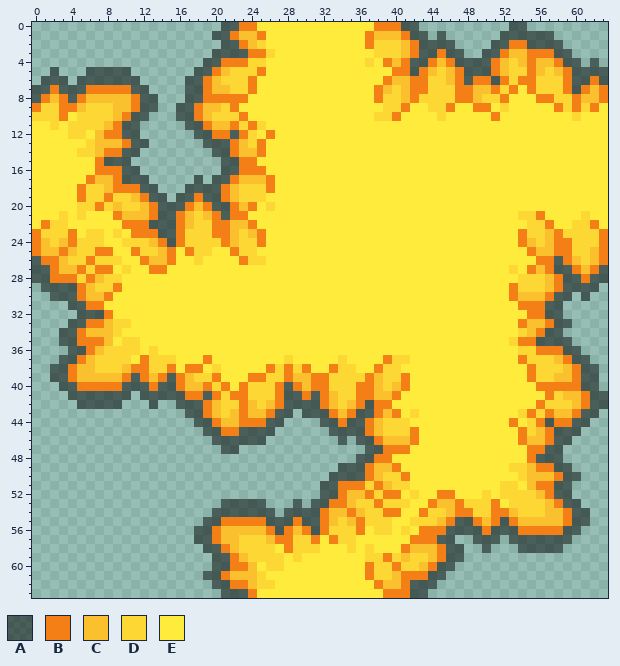
A pixel-art file gets an edit: Assets/Arts/TileMap_TileRule/Land/YellowGrassTile.aseprite. This is how it looked before the edit.
64x64 pixels, 1 frame.
Palette (. is transparent): A #00000080  B #f57f17  C #fbc02d  D #fdd835  E #ffeb3b
After:
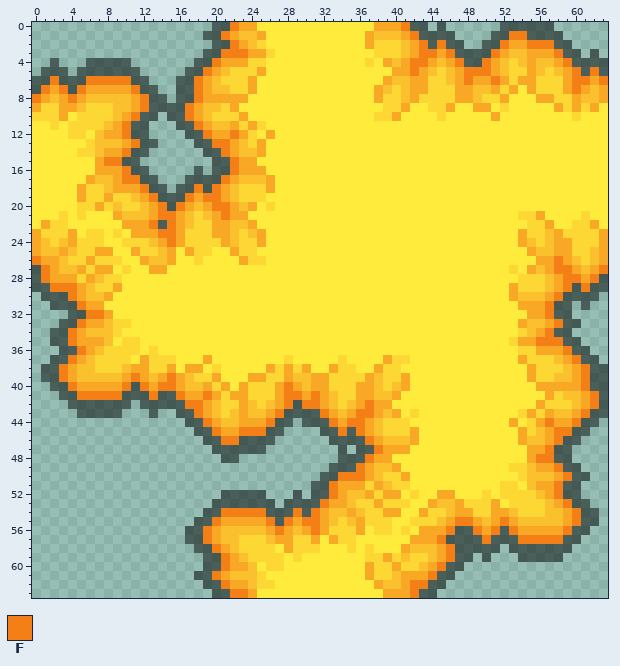
Colours new in this view: F #f57f17
The exact change:
colour B: #f57f17 -> #f9a825
Changed rows in their new state; - is a pixel that keeps its letter.
Layers "Layer 1", "Shadow":
first column x 0:
 0 --------------------A-F------------------F-A-A------A--AAA------
 1 -------------------A-F--------------------F-A-A----A-FF---A-----
 2 --------------------A-F--------------------F-F-A--A-F--FFF-A----
 3 -------------------A-FFF-------------------FF-F-AA-F------F-A-A-
 4 --A---AAAAA-------A-F---------------------FF---F--F--------F-A-A
 5 -A-A-A-----A-----A-F----------------------F-----FFF---------F-F-
 6 A-F-A-FFFFF-A---A-F-----------------------------F--F--------FF-F
 7 -F-F-F-----F-A--A-F-----------------------------------------F---
 8 F---F-------F-A-A-F---------------------------------------------
 9 ------------F-AA-F----------------------------------------------
10 -----------F-A-A-F----------------------------------------------
11 ----------F-A---A-F---------------------------------------------
12 ----------F-A----A-F--F-----------------------------------------
13 -----------F-A----A-FF------------------------------------------
14 ----------F-A------A-F------------------------------------------
15 --------FF-A--------A-F-----------------------------------------
16 ----------F-A-----A-A-F-----------------------------------------
17 ----------FF-A---A-A-F------------------------------------------
18 ------------F-A-A-F-F-------------------------------------------
19 -------------F-A-F-FF-------------------------------------------
20 --------------F-F---FF------------------------------------------
21 --------------FF-----F------------------------------------------
22 -------------F-F------------------------------------------------
23 --------------FF------------------------------------------------
24 ---------------F------------------------------------------------
26 F---------------------------------------------------------F-----
27 -F--------------------------------------------------------FF---F
28 -F---------------------------------------------------------FF-F-
29 A-FFF------------------------------------------------------F-F-A
30 -A--F-----------------------------------------------------F-A-A-
31 --AA-F---------------------------------------------------F-A-A--
32 ----A-FF-------------------------------------------------F-A----
33 ---A-F----------------------------------------------------F-A---
34 --A-F----------------------------------------------------F-A----
35 --A-F---------------------------------------------------FFF-A---
36 ---A-F-----------------------------------------------------F-A--
37 --A-F-------------------------------------------------------F-A-
38 -A-F---------------------------------------------------------F-A
39 -A-F-------F---F---------------------------------------------F-A
40 --A-F-----F-F-FF------------F--------------------------------F-A
41 ---A-FFFFF-A-F--F--F--------FF-F------------------------------F-
42 ----A-----A-A-AA-FF---------F-FF-----F------------------------F-
43 -----AAAAA---A--A-F--------F-A--F---FF-----------------------F-A
44 -----------------A-F------F-A-AA-F-FF--------------------F--F-A-
45 ------------------A-F--FFF-A----A-F-F---------------------FF-A--
46 -------------------A-FF---A------A-A-F--------------------F-A---
47 --------------------A--AAA--------A-A-F------------------F-A----
48 ---------------------AA-----------AA-F------------------FF-A----
49 ---------------------------------A--F---------------------F-A---
50 --------------------------------A-FFF----------------------F-A--
51 -------------------------------A-F------------------------F-A---
52 ---------------------AAAAA---A-A-F------------------------F-A---
53 --------------------A-----A-A-A-F--------------------------F-A--
54 -------------------A-FFFFF-A-F-F----------------------------F-A-
55 ------------------A-F-----F-F-FF---------------FF---F-------F-A-
56 -----------------A-F-------F---F--------------F--F-F-F-----F-A--
57 -----------------A-F-------------------------F-AA-F-A-FFFFF-A---
58 ------------------A-F-------------------------F-AA-A-A-----A----
59 -------------------A-F------------------------F-A-A---AAAAA-----
60 -------------------A-F-----------------------F-A----------------
61 ------------------A-F-----------------------F-A-----------------
62 -------------------A-F--------------------FF-A------------------
63 --------------------A-FF------------------F-A-------------------
Changed places in both pictures, as pixel boxes (x1, y1, x2, y2):
changed: (32, 22, 608, 598)
